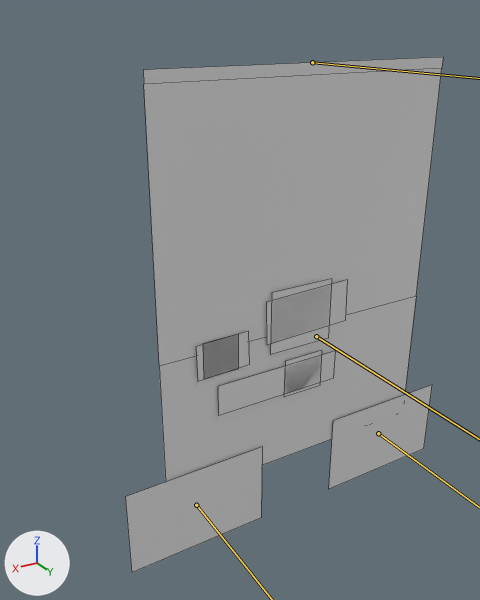
An edit to the Blender file Finger Guns/Assets/Art/Enemies/Beegman/Beegman.blend, drawn before and after from the same camera.
Before and after are seen from a 50 mm camera at (1.55, 2.07, 2.11) aimed at (0.24, -0.12, 1.01). The lights are fixed; the arrows at lower left show +X, +Y and +Z. The bones that change are drawn over the model as lines. Mesh edges are drawn as thin lines.

Objects in the first picture: 'Beegman'.
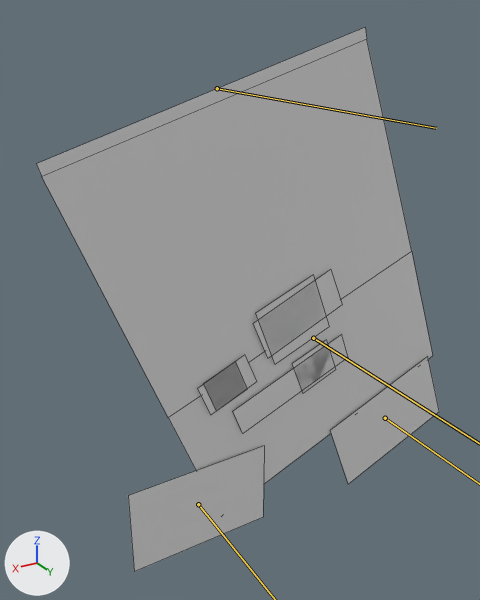
The newer file adds an action. The first version stands in its rest pose; the second is drawn at frame 7 of the action 'Charge'.

Location of each change, (x1, y1, x2, y2) in pixels of the pictures (480 x 600 px):
'Beegman', posed (27% wider)
    before: (126, 57, 443, 572)
    after: (37, 28, 439, 572)

The change in detail:
Bone 'Foot.R' (bone_foot_r) moves from (0.0, 0.0, 0.0) to (-0.011, 0.0, 0.0).
Bone 'Foot.L' (bone_foot_l) moves from (0.0, 0.0, 0.0) to (-0.034, 0.0, 0.082).
Bone 'Foot.L' (bone_foot_l) turns from (0, 0, 0) to (0, 21, 0) degrees about its own x, y and z.
Bone 'Body' (bone_body) moves from (0.0, 0.0, 0.0) to (0.017, 0.0, -0.001).
Bone 'Body' (bone_body) turns from (0, 0, 0) to (0, 21, 0) degrees about its own x, y and z.
Bone 'Head_Top' (bone_head_top) turns from (0, 0, 0) to (0, -9, 0) degrees about its own x, y and z.
